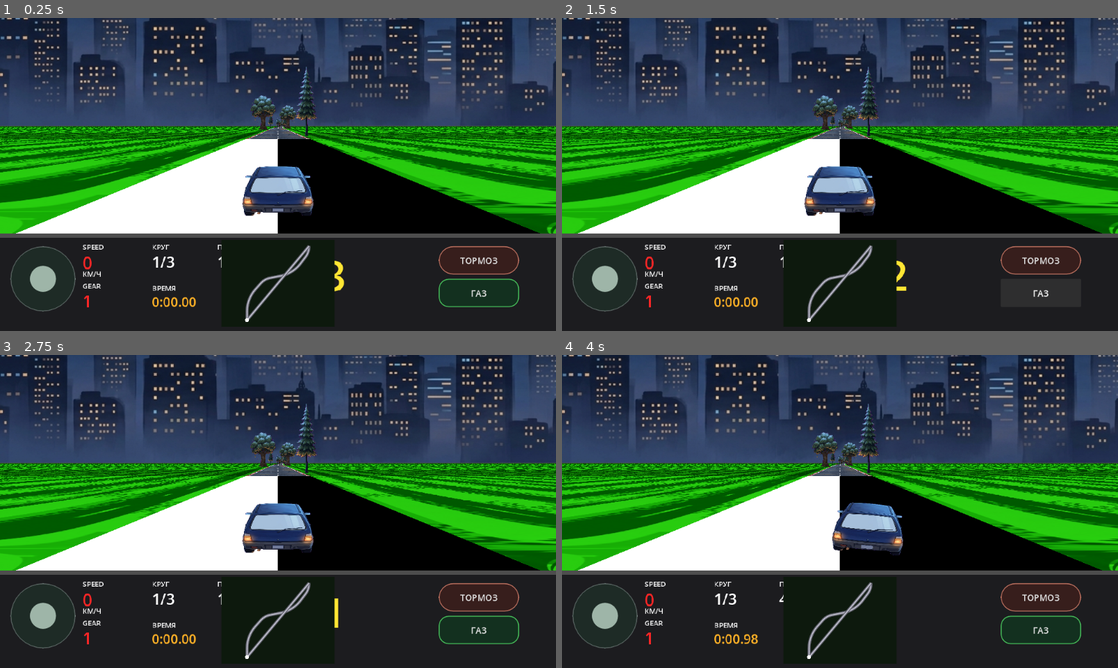
Above: before the commit, frames 1-4 (two rows, left to right).
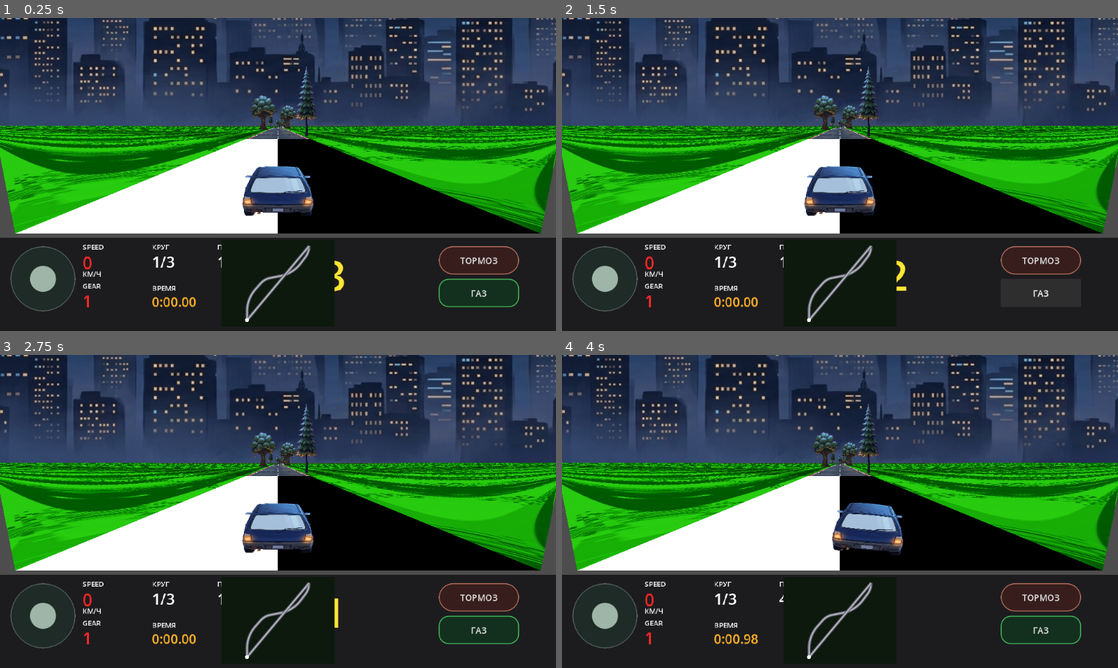
Above: after the commit, the same moments.

Repository: masterofmagic234/Arkon
Game: Godot game, scene res://scenes/level2_pseudo3d.tscn
Same seed, same stepped clock (60 frames per second), same inputs: the game is played once before the commit and once after it. This scene is started directly instead of the project's main scene.
Inputs (mouse positions are in pixels of both pictures, inside the frame that each line leads up to):
- Up to frame 1 (0.25 s): no input
- Up to frame 2 (1.5 s): click "ТОРМОЗ" at 0.5 s; click "ГАЗ" at 1.25 s
- Up to frame 3 (2.75 s): tap Enter at 2 s; move the mouse to (400, 495) at 2.02 s; hold D (race_right) from 2.03 s (still down); click (400, 495) at 2.17 s
- Up to frame 4 (4 s): release D (race_right) at 2.75 s; tap Space at 2.75 s; drag from (728, 527) to (812, 574) at 2.77 s; tap Enter at 3.5 s; move the mouse to (895, 442) at 3.52 s; hold D (race_right) from 3.53 s (still down)

The runs differ from the first frame. In frame 1, 11% of the frame differs, in the area x 0-100%, y 34-69%; in frame 2, 11%; in frame 3, 11%; in frame 4, 11%.

Commit message:
Build perspective roadside grass embankments

Diff:
--- a/scripts/race_renderer_pseudo3d.gd
+++ b/scripts/race_renderer_pseudo3d.gd
@@ -294,8 +294,27 @@
             var grass_band: int = int(floor(absolute_seg_i))
             var grass_tint: Color = COL_GRASS_LIGHT if posmod(grass_band, 2) == 0 else COL_GRASS_DARK
 
-            var left_points := PackedVector2Array([gl0, road_l0, road_l1, gl1])
-            var right_points := PackedVector2Array([road_r0, gr0, gr1, road_r1])
+            # The roadside is a perspective field/embankment, not a flat
+            # screen fill. Its outer edge rises toward the horizon, which gives
+            # the grass the same "surface going uphill into the distance" look
+            # as the reference image while leaving the skyline above it visible.
+            var embankment_factor: float = 0.28
+            var field_top_y_i: float = lerpf(horizon_y, ssy[gi], embankment_factor)
+            var field_top_y_j: float = lerpf(horizon_y, ssy[gj], embankment_factor)
+
+            var left_top_i := Vector2(0.0, field_top_y_i)
+            var left_top_j := Vector2(0.0, field_top_y_j)
+            var right_top_i := Vector2(w, field_top_y_i)
+            var right_top_j := Vector2(w, field_top_y_j)
+
+            # Keep the actual road edge untouched. Only the outside boundary
+            # of the grass is lifted toward the horizon.
+            var left_points := PackedVector2Array([
+                left_top_i, road_l0, road_l1, left_top_j
+            ])
+            var right_points := PackedVector2Array([
+                road_r0, right_top_i, right_top_j, road_r1
+            ])
 
             if grass_texture != null:
                 var half_road := ROAD_WORLD_WIDTH * 0.5
@@ -303,33 +322,39 @@
                 var world_dx_per_px_i: float = (half_road * ROAD_SCREEN_SCALE) / maxf(shw[gi], 0.001)
                 var world_dx_per_px_j: float = (half_road * ROAD_SCREEN_SCALE) / maxf(shw[gj], 0.001)
 
-                # Grass UVs are anchored to the road-relative screen offset.
-                # Do not add the global centerline X here: the road geometry
-                # already carries the curve, while these UVs keep the texture
-                # visually wrapped around that curve instead of sliding with
-                # the track center.
+                # UV X follows the road-relative lateral offset. This keeps
+                # the texture wrapped around the curved road instead of
+                # dragging it sideways with the global track center.
                 var offset_left_i := (0.0 - ssx[gi]) * world_dx_per_px_i
                 var offset_right_i := (w - ssx[gi]) * world_dx_per_px_i
                 var offset_left_j := (0.0 - ssx[gj]) * world_dx_per_px_j
                 var offset_right_j := (w - ssx[gj]) * world_dx_per_px_j
 
+                # UV Y is tied to actual camera distance. The top of the field
+                # gets a small extra upward texture span so grass blades/rows
+                # visibly continue up the embankment instead of ending at a
+                # flat horizontal strip.
                 var uv_y_i := -dz_i * GRASS_WORLD_UV_SCALE
                 var uv_y_j := -dz_j * GRASS_WORLD_UV_SCALE
+                var uv_top_i := uv_y_i - 0.65
+                var uv_top_j := uv_y_j - 0.65
 
                 var left_uvs := PackedVector2Array([
-                    Vector2(offset_left_i * GRASS_WORLD_UV_SCALE, uv_y_i),
+                    Vector2(offset_left_i * GRASS_WORLD_UV_SCALE, uv_top_i),
                     Vector2(-half_road * GRASS_WORLD_UV_SCALE, uv_y_i),
                     Vector2(-half_road * GRASS_WORLD_UV_SCALE, uv_y_j),
-                    Vector2(offset_left_j * GRASS_WORLD_UV_SCALE, uv_y_j)
+                    Vector2(offset_left_j * GRASS_WORLD_UV_SCALE, uv_top_j)
                 ])
                 var right_uvs := PackedVector2Array([
                     Vector2(half_road * GRASS_WORLD_UV_SCALE, uv_y_i),
-                    Vector2(offset_right_i * GRASS_WORLD_UV_SCALE, uv_y_i),
-                    Vector2(offset_right_j * GRASS_WORLD_UV_SCALE, uv_y_j),
+                    Vector2(offset_right_i * GRASS_WORLD_UV_SCALE, uv_top_i),
+                    Vector2(offset_right_j * GRASS_WORLD_UV_SCALE, uv_top_j),
                     Vector2(half_road * GRASS_WORLD_UV_SCALE, uv_y_j)
                 ])
 
-                var grass_cols := PackedColorArray([grass_tint, grass_tint, grass_tint, grass_tint])
+                var grass_cols := PackedColorArray([
+                    grass_tint, grass_tint, grass_tint, grass_tint
+                ])
                 draw_polygon(left_points, grass_cols, left_uvs, grass_texture)
                 draw_polygon(right_points, grass_cols, right_uvs, grass_texture)
             else:
